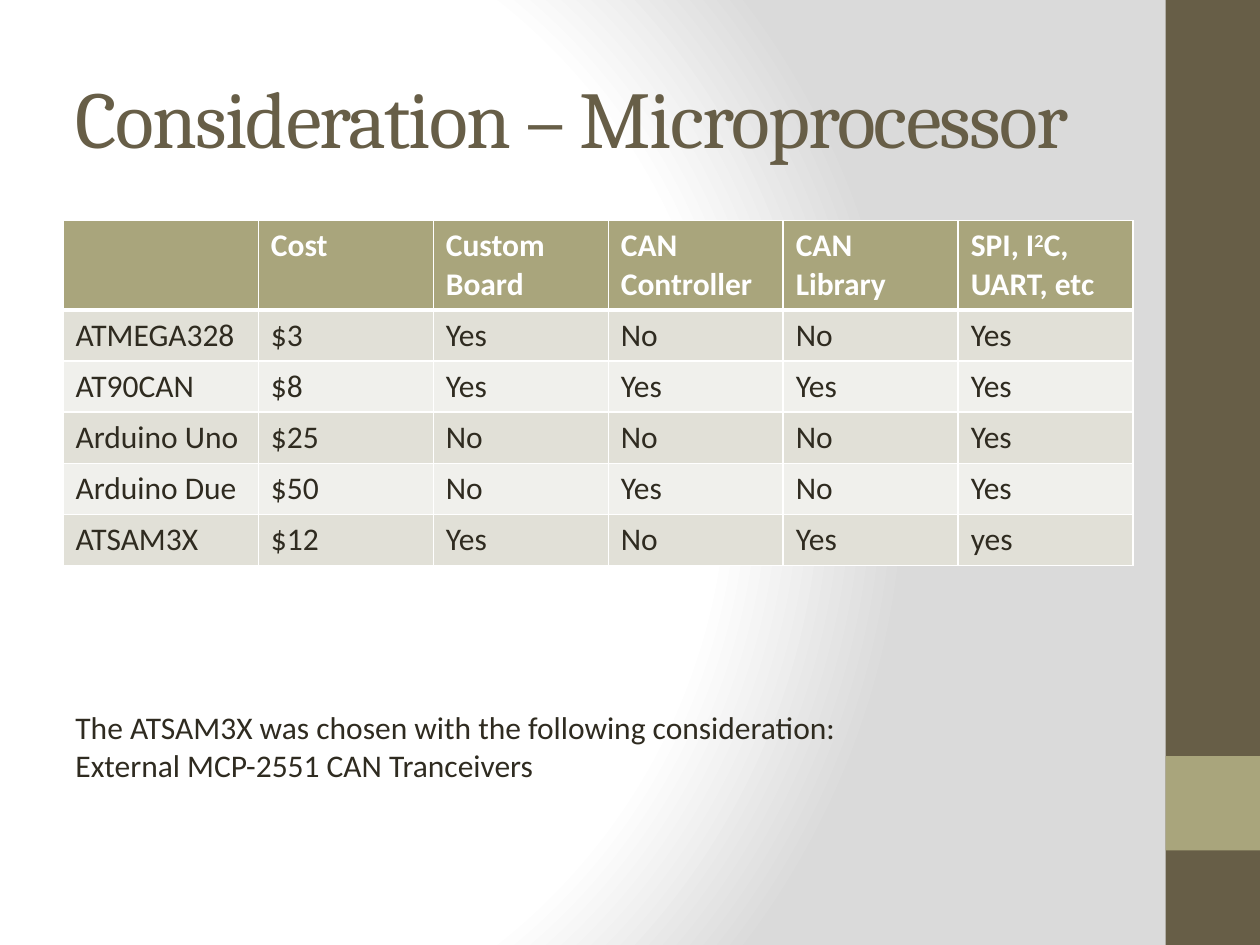
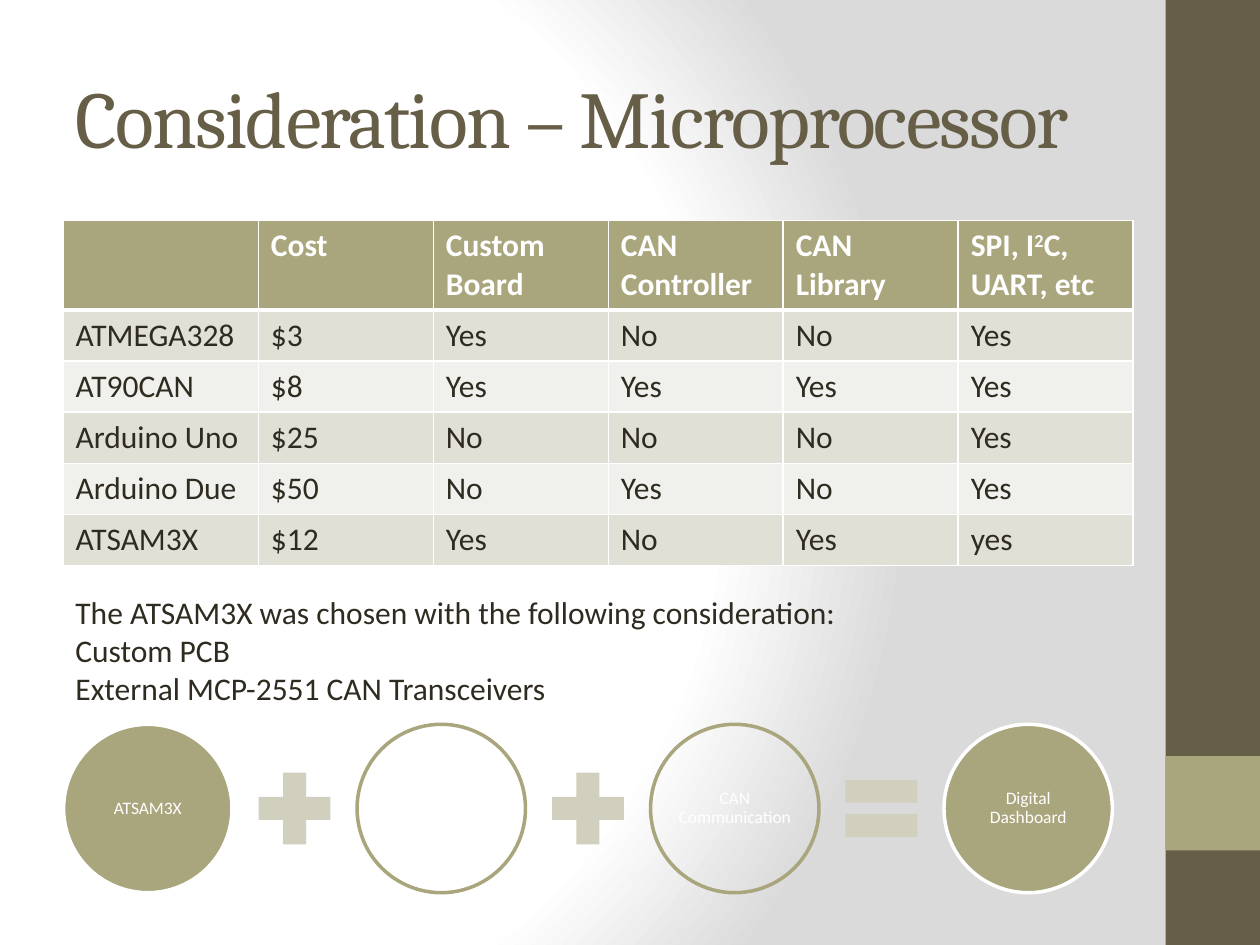
Before and after one commit to noahterickson/DigitalDash, a slide deck: slide 4 of Documentation/Capstone Documents/Presentation/finalPresentation.pptx. Drawn at 1260x945 pixels with LibreOffice and Linux fonts; fonts in the diff are those of the drawing. Boxes give left, top, right and bottom in pixels: in the first picture for what was removed or moved away, otherwise in the second. Text is boxed around its words. In the diff, an @@ line names an element or a change of style, - is before the commit and + after.

```diff
--- a/Documentation/Capstone Documents/Presentation/finalPresentation.pptx
+++ b/Documentation/Capstone Documents/Presentation/finalPresentation.pptx
@@ text "The ATSAM3X was chosen with ..." moved from (x1=75, y1=717, x2=835, y2=778) to (x1=75, y1=602, x2=835, y2=701) @@
@@ text at (x1=75, y1=641, x2=545, y2=701): text changed @@
-External MCP-2551 CAN Tranceivers
+Custom PCB
+External MCP-2551 CAN Transceivers
@@ group added at (x1=63, y1=724, x2=1113, y2=893): 4 ellipses, 2 texts, 2 plus signs, 1 math equal @@
+ATSAM3X
+Digital Dashboard
```
Also in this commit, not shown: 3 other slides changed, 6 slides added, 2 slides removed.
